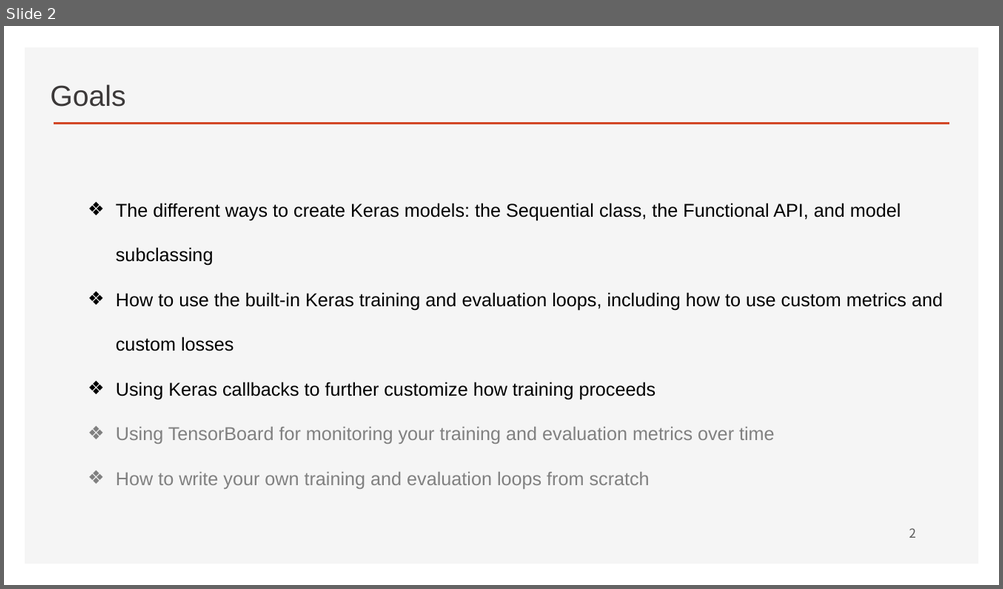
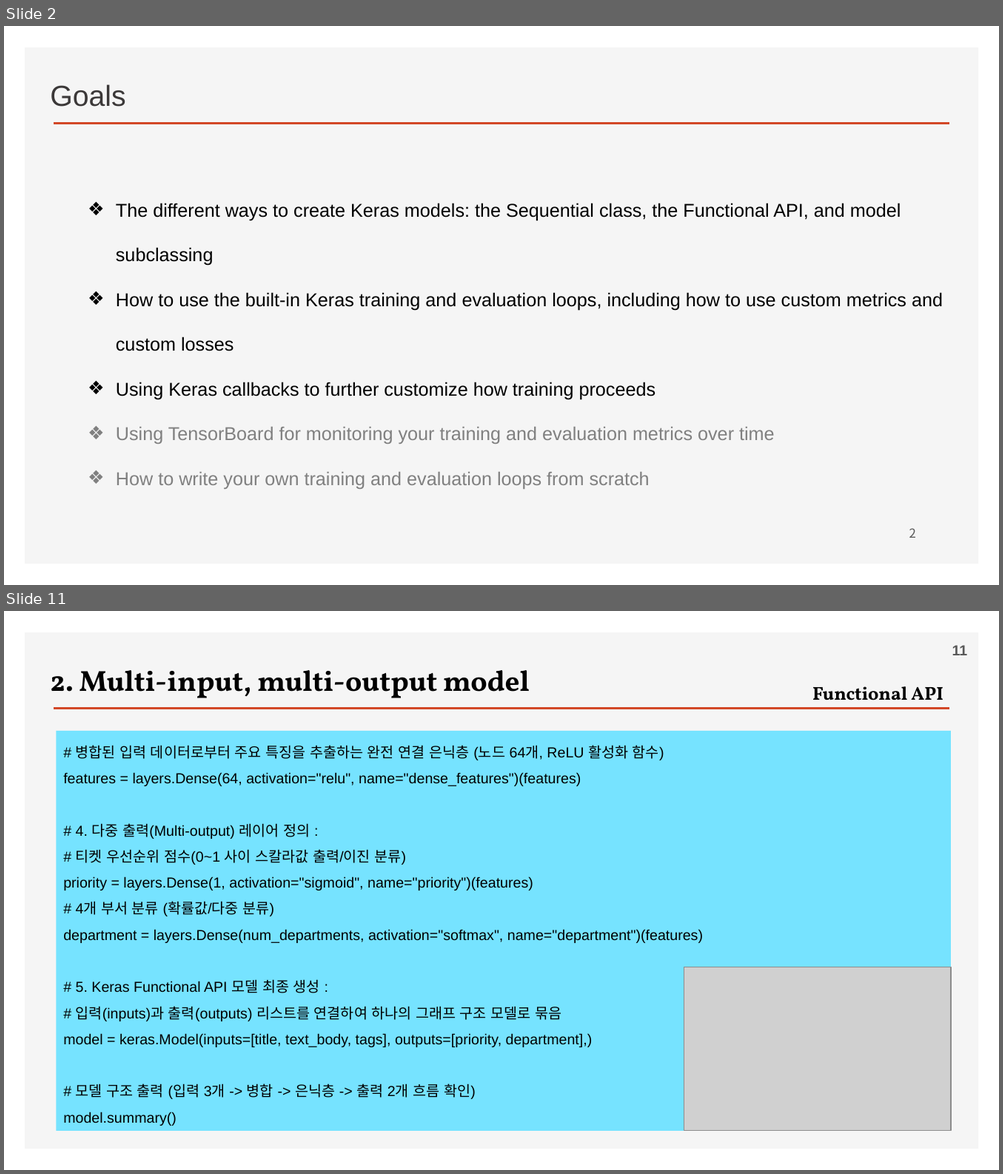
Before and after one commit to ancestor9/2026_Fall_Deep-Learning-with-Python, a slide deck: Chapter 07 A deep dive on Keras.pptx. Shown one above the other, each under a label of ours: slide 2 before the commit, slides 2 and 11 after it; the slides between them are not shown. The pictures are 1003x589 and 1003x1174 pixels, drawn with LibreOffice and Linux fonts; fonts in the diff are those of the drawing; grey boxes stand for pictures; background and template pictures are left out. Boxes give left, top, right and bottom in pixels: in the first picture for what was removed or moved away, otherwise in the second. Text is boxed around its words. In the diff, an @@ line names an element or a change of style, - is before the commit and + after.

```diff
--- a/Chapter 07 A deep dive on Keras.pptx
+++ b/Chapter 07 A deep dive on Keras.pptx
@@ slide 11 added at (x1=4, y1=611, x2=999, y2=1170), background #FFFFFF; not listed: 2 template elements that a slide beside it also shows @@
@@ page number added at (x1=952, y1=645, x2=967, y2=655), 14 pt, text #595959, bold @@
+11
@@ text added at (x1=50, y1=670, x2=529, y2=698), 28 pt, text #000000, bold @@
+2. Multi-input, multi-output model
@@ text added at (x1=812, y1=686, x2=943, y2=709), 18 pt, text #000000, bold @@
+Functional API
@@ rectangle added at (x1=57, y1=731, x2=950, y2=1132), fill #76E3FF, 14 pt, text #000000 @@
+# 병합된 입력 데이터로부터 주요 특징을 추출하는 완전 연결 은닉층 (노드 64개, ReLU 활성화 함수)
+features = layers.Dense(64, activation="relu", name="dense_features")(features)
+# 4. 다중 출력(Multi-output) 레이어 정의 :
+# 티켓 우선순위 점수(0~1 사이 스칼라값 출력/이진 분류)
+priority = layers.Dense(1, activation="sigmoid", name="priority")(features)
+# 4개 부서 분류 (확률값/다중 분류)
+department = layers.Dense(num_departments, activation="softmax", name="department")(features)
+# 5. Keras Functional API 모델 최종 생성 :
+# 입력(inputs)과 출력(outputs) 리스트를 연결하여 하나의 그래프 구조 모델로 묶음
+model = keras.Model(inputs=[title, text_body, tags], outputs=[priority, department],)
+# 모델 구조 출력 (입력 3개 -> 병합 -> 은닉층 -> 출력 2개 흐름 확인)
+model.summary()
@@ picture added at (x1=684, y1=968, x2=950, y2=1132) @@
```
Also in this commit, not shown: 9 slides changed, 4 other slides added.
